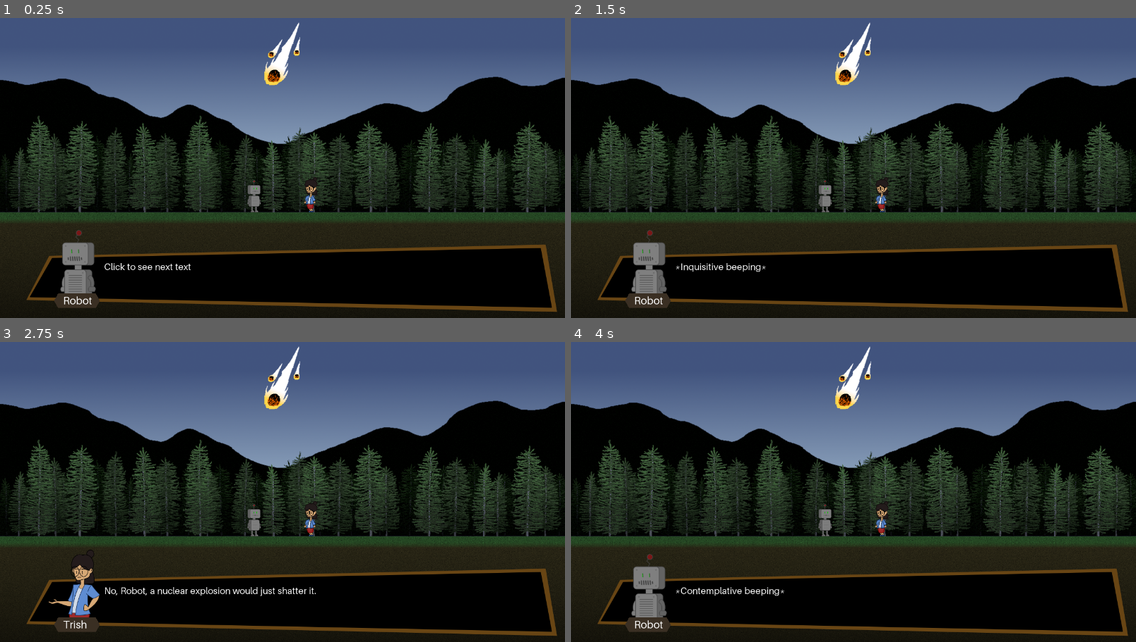
Above: before the commit, frames 1-4 (two rows, left to right).
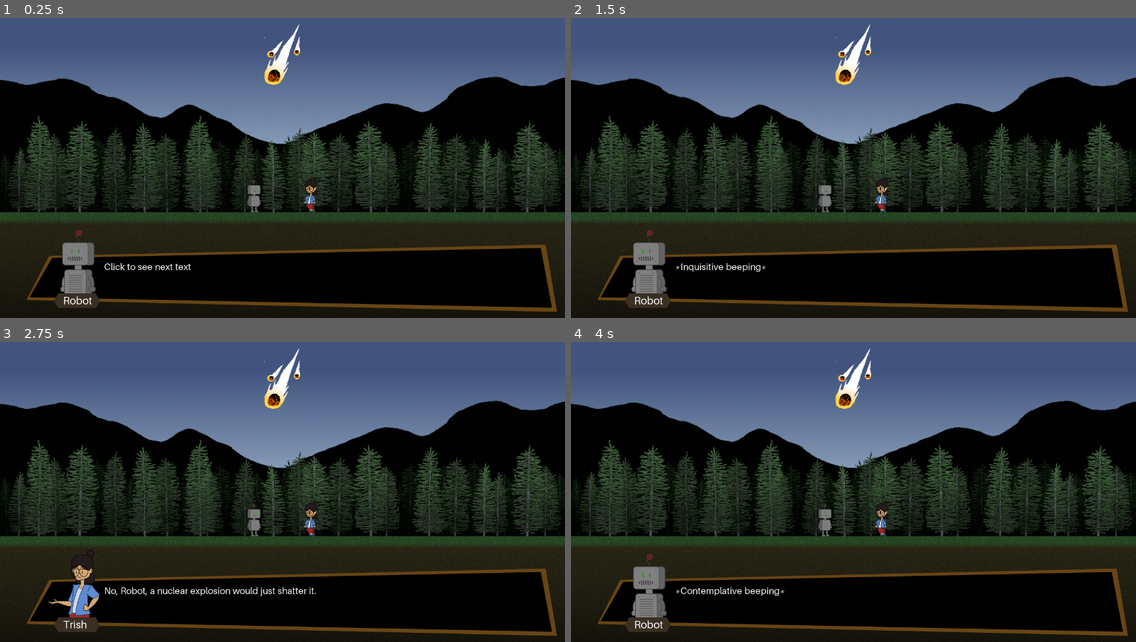
Above: after the commit, the same moments.

Repository: shelvacu/ideal-happiness
Game: Godot game, scene res://cutscenes/prologue.tscn
Same seed, same stepped clock (60 frames per second), same inputs: the game is played once before the commit and once after it.
Inputs (mouse positions are in pixels of both pictures, inside the frame that each line leads up to):
- Up to frame 1 (0.25 s): no input
- Up to frame 2 (1.5 s): tap Enter at 0.5 s; move the mouse to (977, 144) at 0.52 s; click (977, 144) at 0.67 s; tap Space at 1.25 s; move the mouse to (740, 174) at 1.27 s; click (740, 174) at 1.42 s
- Up to frame 3 (2.75 s): move the mouse to (339, 414) at 2.02 s; click (339, 414) at 2.17 s
- Up to frame 4 (4 s): move the mouse to (825, 546) at 2.77 s; click (825, 546) at 2.92 s; move the mouse to (1023, 531) at 3.52 s; click (1023, 531) at 3.67 s

The runs differ from the first frame. In frame 1, 0.2% of the frame differs, in the area x 46-54%, y 1-23%; in frame 2, 0.2%; in frame 3, 0.2%; in frame 4, 0.2%.

Commit message:
centered (very important)

Diff:
--- a/cutscenes/prologue.tscn
+++ b/cutscenes/prologue.tscn
@@ -68,7 +68,6 @@
 
 [node name="Asteroid" parent="." instance=ExtResource( 2 )]
 position = Vector2( 640, 120 )
-frame = 1
 
 [node name="Dialog" parent="." instance=ExtResource( 4 )]
 
@@ -83,13 +82,14 @@
 visible = false
 position = Vector2( 634.094, 433.522 )
 frames = SubResource( 4 )
-frame = 2
+frame = 1
 playing = true
 
 [node name="TimeMachine" type="AnimatedSprite" parent="."]
 visible = false
 position = Vector2( 663.491, 440.724 )
 frames = SubResource( 7 )
+frame = 1
 playing = true
 
 [node name="Blueprint" type="AnimatedSprite" parent="."]
--- a/cutscenes/title.tscn
+++ b/cutscenes/title.tscn
@@ -21,9 +21,9 @@
 
 [node name="Asteroid" parent="." instance=ExtResource( 2 )]
 position = Vector2( 640, 152 )
-frame = 1
 
 [node name="Play" type="Node2D" parent="."]
+position = Vector2( 33.009, 0 )
 
 [node name="Label" type="Label" parent="Play"]
 margin_left = 404.555
@@ -39,6 +39,6 @@
 [node name="Area2D" type="Area2D" parent="Play"]
 
 [node name="CollisionShape2D" type="CollisionShape2D" parent="Play/Area2D"]
-position = Vector2( 613.006, 639.987 )
+position = Vector2( 611.927, 639.987 )
 shape = SubResource( 2 )
 [connection signal="input_event" from="Play/Area2D" to="." method="_on_Area2D_input_event"]
